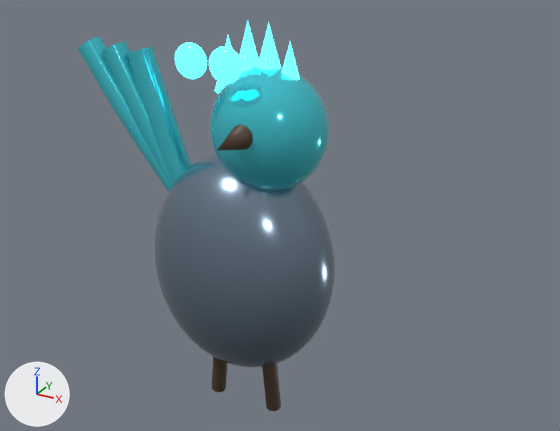
A saved change to the glTF model public/models/enemies/avian_v7.glb.
One viewpoint serves both versions: a camera (50 mm lens) standing at (2.11, -3.39, 1.93) and looking at (0.19, 0.09, 0.19). The axes (+X, +Y, +Z) are drawn at lower left. The lights are the same throughout. The first picture is the older version. Where no turn or scale is listed for an object, it has been applied to the vertices. Vertices at exactly the same position are counted once.

The scene before the commit, as lines of its bpy script (objects in view):
```python
ob_rooster_beak_secondary = bpy.data.objects.new('ROOSTER_BEAK_SECONDARY', me_cone_101)
ob_rooster_beak_secondary.location = (0.18, -0.32, 0.75)
ob_rooster_comb_emissive = bpy.data.objects.new('ROOSTER_COMB_EMISSIVE', me_cone_097)
ob_rooster_comb_emissive.location = (-0.06, 0.0, 1.04)
ob_rooster_comb_emissive_001 = bpy.data.objects.new('ROOSTER_COMB_EMISSIVE.001', me_cone_098)
ob_rooster_comb_emissive_001.location = (0.06, 0.0, 1.12)
ob_rooster_comb_emissive_002 = bpy.data.objects.new('ROOSTER_COMB_EMISSIVE.002', me_cone_099)
ob_rooster_comb_emissive_002.location = (0.18, 0.0, 1.12)
ob_rooster_comb_emissive_003 = bpy.data.objects.new('ROOSTER_COMB_EMISSIVE.003', me_cone_100)
ob_rooster_comb_emissive_003.location = (0.3, 0.0, 1.04)
ob_rooster_head_accent = bpy.data.objects.new('ROOSTER_HEAD_ACCENT', me_sphere_252)
ob_rooster_head_accent.location = (0.18, 0.0, 0.72)
ob_rooster_leg_secondary = bpy.data.objects.new('ROOSTER_LEG_SECONDARY', me_cylinder_396)
ob_rooster_leg_secondary.location = (-0.175, 0.0, -0.775)
ob_rooster_leg_secondary_001 = bpy.data.objects.new('ROOSTER_LEG_SECONDARY.001', me_cylinder_397)
ob_rooster_leg_secondary_001.location = (0.175, 0.0, -0.775)
ob_rooster_tail_accent = bpy.data.objects.new('ROOSTER_TAIL_ACCENT', me_rooster_tail)
ob_rooster_tail_accent.location = (0.0, 0.0, 0.0)
# also in view: 'EYE_EMISSIVE.001' at (0.1, -0.28, 1.1); 'EYE_EMISSIVE' at (-0.1, -0.28, 1.1); 'ROOSTER_TAIL_ACCENT.001' at (-0.59, 0.0, 0.62); 'ROOSTER_TAIL_ACCENT.002' at (-0.5, 0.0, 0.62); 'ROOSTER_BODY_PRIMARY' at (0.0, 0.0, -0.1)
```
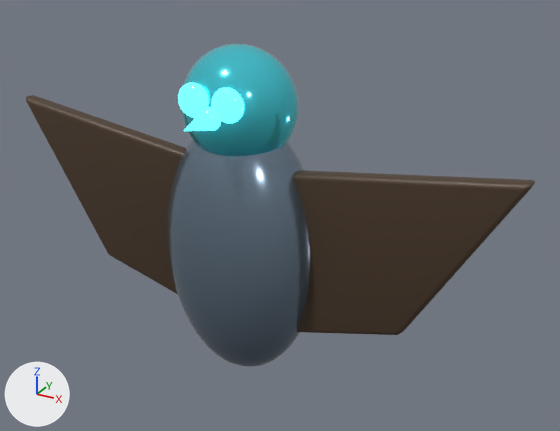
Pixel boxes [x1, y1, x2, y2] of what changed, in the pictures (560 x 431 px):
'ROOSTER_BODY_PRIMARY', moved, rescaled: before [155, 153, 335, 367]; after [167, 139, 310, 367]
'HAWK_WING_SECONDARY.001', added (brown): after [293, 170, 535, 335]
'HAWK_WING_SECONDARY', added (brown): after [26, 95, 186, 294]
'ROOSTER_HEAD_ACCENT', deleted (cyan): before [210, 66, 329, 190]
'HAWK_HEAD_ACCENT', added (cyan): after [181, 44, 299, 156]
'ROOSTER_TAIL_ACCENT.002', deleted (cyan): before [127, 46, 191, 184]
'ROOSTER_TAIL_ACCENT', deleted (cyan): before [78, 37, 171, 192]
'ROOSTER_TAIL_ACCENT.001', deleted (cyan): before [102, 41, 173, 187]
'EYE_EMISSIVE', moved: before [175, 42, 207, 79]; after [178, 82, 209, 118]
'ROOSTER_LEG_SECONDARY.001', deleted (brown): before [262, 364, 281, 411]
'ROOSTER_BEAK_SECONDARY', deleted (brown): before [217, 125, 253, 151]
'ROOSTER_COMB_EMISSIVE.002', deleted (cyan): before [257, 22, 281, 70]
'ROOSTER_COMB_EMISSIVE.001', deleted (cyan): before [239, 21, 259, 73]
'HAWK_BEAK_EMISSIVE', added (cyan): after [184, 107, 221, 131]
'ROOSTER_LEG_SECONDARY', deleted (brown): before [212, 357, 227, 392]
'ROOSTER_COMB_EMISSIVE.003', deleted: before [282, 42, 300, 80]
'ROOSTER_COMB_EMISSIVE', deleted: before [215, 35, 232, 93]

Diff of the bpy script that builds the scene:
```diff
--- a/public/models/enemies/avian_v7.glb.py
+++ b/public/models/enemies/avian_v7.glb.py
@@ me_sphere_251 @@
-me_sphere_251.from_pydata(...)  # 922 vertices, 1840 faces; spans x -0.55..0.55, y -0.4..0.4, z -0.66..0.66
+me_sphere_251.from_pydata(...)  # 922 vertices, 1840 faces; spans x -0.46..0.46, y -0.34..0.34, z -0.78..0.78
+# me_sphere_251 part 1: the whole mesh is scaled about its middle by (0.836, 0.85, 1.18)
 me_sphere_251.materials.append(mat_deep_primary)
@@ ob_rooster_body_primary @@
 ob_rooster_body_primary = bpy.data.objects.new('ROOSTER_BODY_PRIMARY', me_sphere_251)
-ob_rooster_body_primary.location = (0.0, 0.0, -0.1)
+ob_rooster_body_primary.location = (0.0, 0.0, 0.0)
@@ ob_rooster_head_accent @@
-ob_rooster_head_accent = bpy.data.objects.new('ROOSTER_HEAD_ACCENT', me_sphere_252)
@@ ob_rooster_comb_emissive @@
-ob_rooster_comb_emissive = bpy.data.objects.new('ROOSTER_COMB_EMISSIVE', me_cone_097)
@@ ob_rooster_comb_emissive_001 @@
-ob_rooster_comb_emissive_001 = bpy.data.objects.new('ROOSTER_COMB_EMISSIVE.001', me_cone_098)
@@ ob_rooster_comb_emissive_002 @@
-ob_rooster_comb_emissive_002 = bpy.data.objects.new('ROOSTER_COMB_EMISSIVE.002', me_cone_099)
@@ ob_rooster_comb_emissive_003 @@
-ob_rooster_comb_emissive_003 = bpy.data.objects.new('ROOSTER_COMB_EMISSIVE.003', me_cone_100)
@@ ob_rooster_beak_secondary @@
-ob_rooster_beak_secondary = bpy.data.objects.new('ROOSTER_BEAK_SECONDARY', me_cone_101)
@@ ob_rooster_leg_secondary @@
-ob_rooster_leg_secondary = bpy.data.objects.new('ROOSTER_LEG_SECONDARY', me_cylinder_396)
@@ ob_rooster_leg_secondary_001 @@
-ob_rooster_leg_secondary_001 = bpy.data.objects.new('ROOSTER_LEG_SECONDARY.001', me_cylinder_397)
@@ ob_rooster_tail_accent @@
-ob_rooster_tail_accent = bpy.data.objects.new('ROOSTER_TAIL_ACCENT', me_rooster_tail)
@@ ob_rooster_tail_accent_001 @@
-ob_rooster_tail_accent_001 = bpy.data.objects.new('ROOSTER_TAIL_ACCENT.001', me_rooster_tail_001)
@@ ob_rooster_tail_accent_002 @@
-ob_rooster_tail_accent_002 = bpy.data.objects.new('ROOSTER_TAIL_ACCENT.002', me_rooster_tail_002)
@@ ob_eye_emissive @@
 ob_eye_emissive = bpy.data.objects.new('EYE_EMISSIVE', me_sphere_253)
-ob_eye_emissive.location = (-0.1, -0.28, 1.1)
+ob_eye_emissive.location = (-0.1, -0.27, 0.9)
@@ ob_hawk_beak_emissive @@
+ob_hawk_beak_emissive = bpy.data.objects.new('HAWK_BEAK_EMISSIVE', me_cone_150)  # 65 vertices, 126 faces; spans x -0.097..0.097, y -0.19..0.19, z -0.097..0.097; in mat_deep_emissive (cyan #307c8b, glowing cyan #50edff)
+ob_hawk_beak_emissive.location = (0.0, -0.32, 0.82)
@@ ob_hawk_wing_secondary_001 @@
+ob_hawk_wing_secondary_001 = bpy.data.objects.new('HAWK_WING_SECONDARY.001', me_hawk_wing_001)  # 152 vertices, 300 faces; spans x 0.124..1.54, y -0.05..0.05, z -0.473..0.677; in mat_deep_secondary (brown #4d3c2c)
+ob_hawk_wing_secondary_001.location = (0.0, 0.0, 0.0)
@@ ob_hawk_wing_secondary @@
+ob_hawk_wing_secondary = bpy.data.objects.new('HAWK_WING_SECONDARY', me_hawk_wing)  # 152 vertices, 300 faces; spans x -1.54..-0.124, y -0.05..0.05, z -0.473..0.677; in mat_deep_secondary (brown #4d3c2c)
+ob_hawk_wing_secondary.location = (0.0, 0.0, 0.0)
@@ ob_hawk_head_accent @@
+ob_hawk_head_accent = bpy.data.objects.new('HAWK_HEAD_ACCENT', me_sphere_297)  # a UV sphere (40 segments, 24 rings, poles along z) spanning x -0.32..0.32, y -0.28..0.28, z -0.32..0.32; in mat_deep_accent (cyan #50ddeb)
+ob_hawk_head_accent.location = (0.0, 0.0, 0.82)
```
